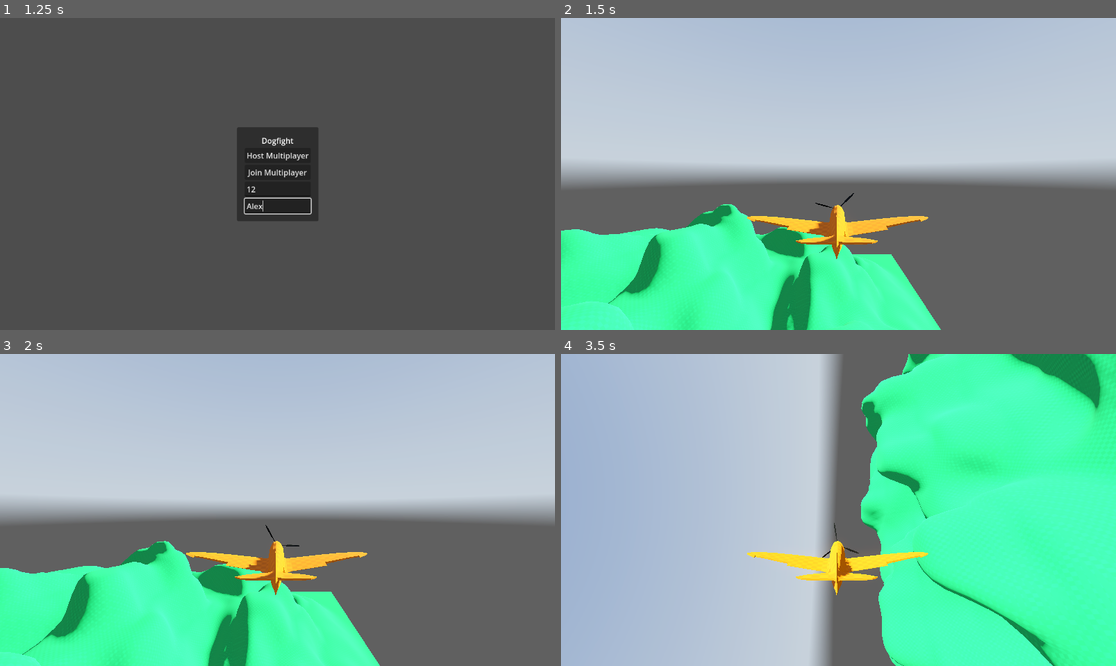
Above: before the commit, frames 1-4 (two rows, left to right).
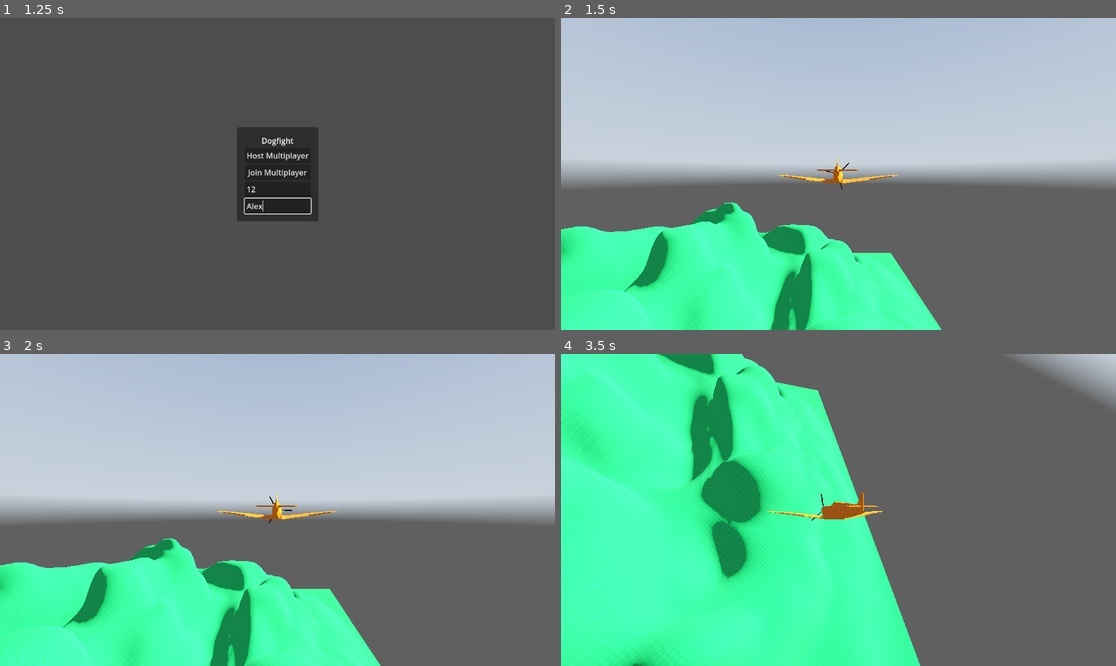
Above: after the commit, the same moments.

Repository: Monkeytonk115/godot-dogfight
Game: Godot game, scene res://scenes/main.tscn
Same seed, same stepped clock (60 frames per second), same inputs: the game is played once before the commit and once after it. A sky picture missing from this copy of the repository is replaced by a grey-blue gradient.
Inputs (mouse positions are in pixels of both pictures, inside the frame that each line leads up to):
- Up to frame 1 (1.25 s): click (277, 189) at 0.52 s; type "12" at 0.6 s; click (277, 205) at 0.75 s; type "Alex" at 0.83 s
- Up to frame 2 (1.5 s): click "Host Multiplayer" at 1.25 s
- Up to frame 3 (2 s): no input
- Up to frame 4 (3.5 s): move the mouse to (960, 494) at 2.02 s; hold D (Roll_Right) 2.03-2.78 s; hold Right mouse button (free_cam, bound only after the commit) 2.03-2.78 s; move the mouse to (727, 525) at 2.77 s; hold W (Pitch_Down) from 2.78 s (still down); right-click (727, 525) at 2.85 s

Frame 1 is identical in both runs. In frame 2, 3.6% of the frame differs, in the area x 0-69%, y 44-100%; in frame 3, 5.9%; in frame 4, 96%, in the area x 0-100%, y 0-100%.

Commit message:
start freecam

Diff:
--- a/project.godot
+++ b/project.godot
@@ -63,3 +63,9 @@
 , Object(InputEventJoypadButton,"resource_local_to_scene":false,"resource_name":"","device":-1,"button_index":10,"pressure":0.0,"pressed":true,"script":null)
 ]
 }
+free_cam={
+"deadzone": 0.5,
+"events": [Object(InputEventMouseButton,"resource_local_to_scene":false,"resource_name":"","device":-1,"window_id":0,"alt_pressed":false,"shift_pressed":false,"ctrl_pressed":false,"meta_pressed":false,"button_mask":2,"position":Vector2(122, 23),"global_position":Vector2(126, 64),"factor":1.0,"button_index":2,"canceled":false,"pressed":true,"double_click":false,"script":null)
+, Object(InputEventJoypadButton,"resource_local_to_scene":false,"resource_name":"","device":-1,"button_index":9,"pressure":0.0,"pressed":true,"script":null)
+]
+}
--- a/scenes/action/spitfire_action.gd
+++ b/scenes/action/spitfire_action.gd
@@ -1,16 +1,29 @@
 extends CharacterBody3D
 
 
-const SPEED = 30
+const SPEED = 0
 
 # Get the gravity from the project settings to be synced with RigidBody nodes.
 var gravity = ProjectSettings.get_setting("physics/3d/default_gravity")
 
 var _transform_renorm = 0
+var free_cam = false
+@export var free_cam_angle = TAU * 0.25
 
 func _ready():
 	if is_multiplayer_authority():
 		$Camera3D.make_current()
+
+func _process(delta):
+	free_cam = Input.is_action_pressed("free_cam")
+	if free_cam:
+		var cam_input = Input.get_vector("Roll_Left", "Roll_Right", "Pitch_Up", "Pitch_Down")
+		free_cam_angle += cam_input.x * delta
+	else:
+		free_cam_angle = lerpf(free_cam_angle, TAU*0.25, delta)
+
+	$Camera3D.position = 15 * Vector3(cos(free_cam_angle), 0, sin(free_cam_angle))
+	$Camera3D.transform.basis = Basis.IDENTITY.rotated(Vector3.UP, 0.25*TAU - free_cam_angle)
 
 func _physics_process(delta):
 	_transform_renorm += delta
@@ -18,19 +31,18 @@
 		transform.basis.orthonormalized()
 		_transform_renorm = 0
 
-	# Get the input direction and handle the movement/deceleration.
-	# As good practice, you should replace UI actions with custom gameplay actions.
-	var input_dir = Input.get_vector("Roll_Left", "Roll_Right", "Pitch_Up", "Pitch_Down")
-	var input_dir2 = Input.get_vector("Yaw_Left", "Yaw_Right", "ui_up", "ui_down")
+	if not free_cam:
+		# Get the input direction and handle the movement/deceleration.
+		# As good practice, you should replace UI actions with custom gameplay actions.
+		var input_dir = Input.get_vector("Roll_Left", "Roll_Right", "Pitch_Up", "Pitch_Down")
+		var input_dir2 = Input.get_vector("Yaw_Left", "Yaw_Right", "ui_up", "ui_down")
 
-	velocity = (transform.basis.z * -SPEED)
-	#Yaw
-	rotate(transform.basis.y, -input_dir2.x * delta)
-	#Pitch
-	rotate(transform.basis.x, -input_dir.y * delta * 1.5)
-	#Roll
-	rotate(transform.basis.z, -input_dir.x * delta * 2)
-
-
+		velocity = (transform.basis.z * -SPEED)
+		#Yaw
+		rotate(transform.basis.y, -input_dir2.x * delta)
+		#Pitch
+		rotate(transform.basis.x, -input_dir.y * delta * 1.5)
+		#Roll
+		rotate(transform.basis.z, -input_dir.x * delta * 2)
 
 	move_and_slide()
